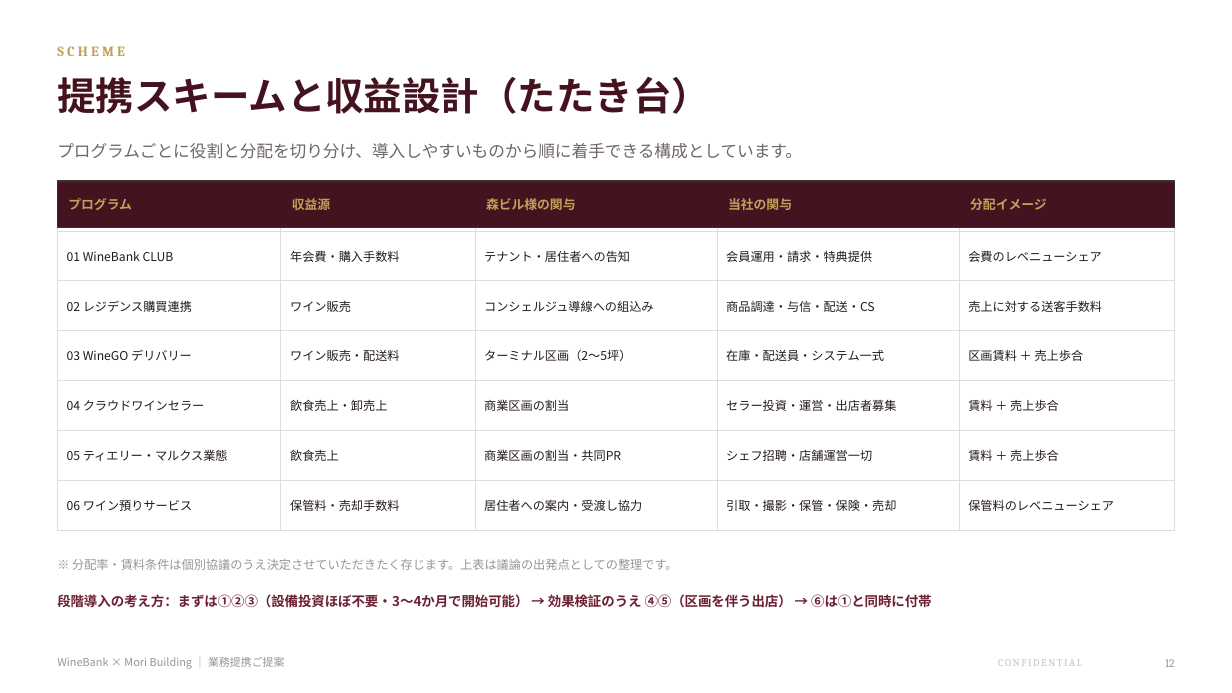
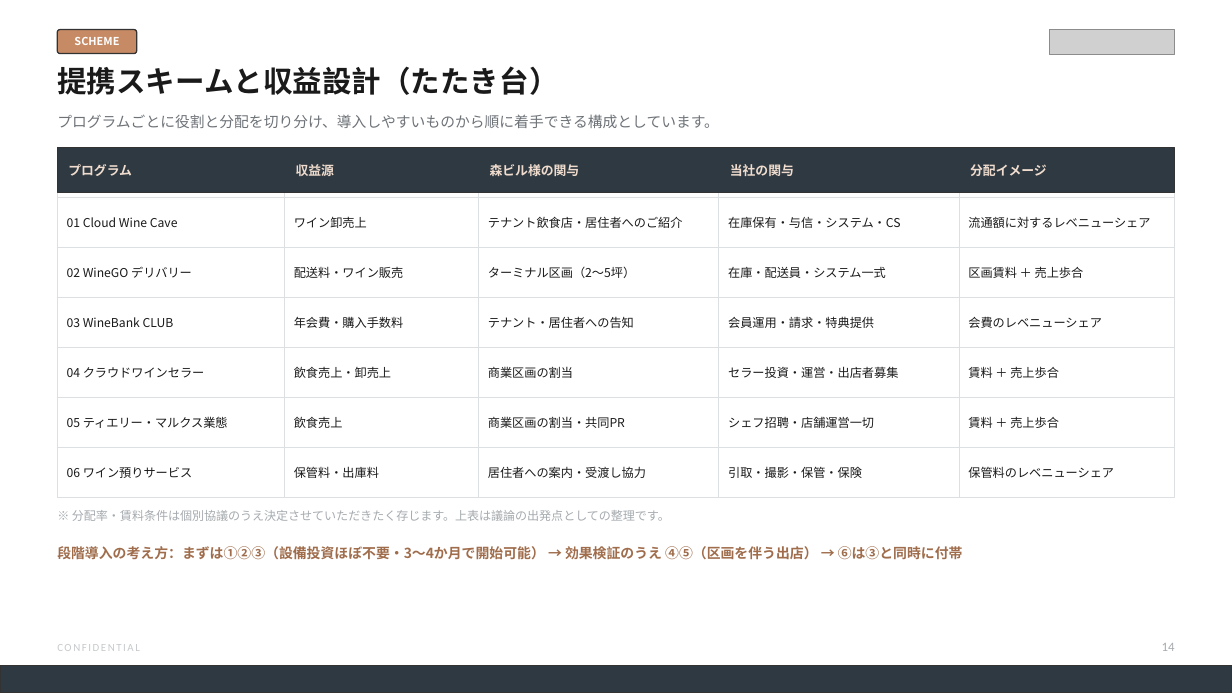
Before and after one commit to nakano-winebank/wine-auction, a slide deck: slide 15 of docs/proposals/森ビル様_業務提携ご提案_WineBank_20260810.pptx (slide 13 before the commit). Drawn at 1232x693 pixels with LibreOffice and Linux fonts; fonts in the diff are those of the drawing; grey boxes stand for pictures. Boxes give left, top, right and bottom in pixels: in the first picture for what was removed or moved away, otherwise in the second. Text is boxed around its words. In the diff, an @@ line names an element or a change of style, - is before the commit and + after.

```diff
--- a/docs/proposals/森ビル様_業務提携ご提案_WineBank_20260810.pptx
+++ b/docs/proposals/森ビル様_業務提携ご提案_WineBank_20260810.pptx
@@ text "提携スキームと収益設計（たたき台）": place and size @@
-text "提携スキームと収益設計（たたき台）" at [57,77,710,114]
+text "提携スキームと収益設計（たたき台）" at [57,66,559,95]
@@ text "提携スキームと収益設計（たたき台）" at [57,66,559,95]: size 30 to 23 pt, text colour #45121F to #1A1A1A @@
@@ text "SCHEME": place and size @@
-text "SCHEME" at [57,46,125,56]
+text "SCHEME" at [74,37,119,45]
@@ text "SCHEME" at [74,37,119,45]: size 11 to 8.5 pt, font Cambria to Noto Sans CJK JP, text colour #C2A15A to #FFFFFF, letter spacing 2.4 to 0 pt; alignment left to centre @@
@@ rounded rectangle added at [57,30,137,54], fill #C68A65, outline #333333 1 pt @@
@@ picture added at [1049,30,1175,55] @@
@@ text "プログラムごとに役割と分配を切り分け、導入しやすいものから順に着手できる構成としています。": place and size @@
-text "プログラムごとに役割と分配を切り分け、導入しやすいものから順に着手できる構成としています。" at [57,143,802,159]
+text "プログラムごとに役割と分配を切り分け、導入しやすいものから順に着手できる構成としています。" at [57,114,719,128]
@@ text "プログラムごとに役割と分配を切り分け、導入しやすいものから順に着手できる構成としています。" at [57,114,719,128]: size 13 to 11.5 pt, text colour #6E666A to #6E7378; line spacing 19pt to 17pt @@
@@ 2 texts, 1 table, 1 rectangle: place and size @@
-2 texts, 1 table, 1 rectangle at [57,181,1175,515]
+2 texts, 1 table, 1 rectangle at [57,148,1175,482]
@@ table at [57,148,1175,482] @@
-row 2: 01 WineBank CLUB | 年会費・購入手数料 | テナント・居住者への告知 | 会員運用・請求・特典提供 | 会費のレベニューシェア
+row 2: 01 Cloud Wine Cave | ワイン卸売上 | テナント飲食店・居住者へのご紹介 | 在庫保有・与信・システム・CS | 流通額に対するレベニューシェア
-row 3: 02 レジデンス購買連携 | ワイン販売 | コンシェルジュ導線への組込み | 商品調達・与信・配送・CS | 売上に対する送客手数料
+row 3: 02 WineGO デリバリー | 配送料・ワイン販売 | ターミナル区画（2〜5坪） | 在庫・配送員・システム一式 | 区画賃料 ＋ 売上歩合
-row 4: 03 WineGO デリバリー | ワイン販売・配送料 | ターミナル区画（2〜5坪） | 在庫・配送員・システム一式 | 区画賃料 ＋ 売上歩合
+row 4: 03 WineBank CLUB | 年会費・購入手数料 | テナント・居住者への告知 | 会員運用・請求・特典提供 | 会費のレベニューシェア
-row 7, column 2: 保管料・売却手数料
+row 7, column 2: 保管料・出庫料
-row 7, column 4: 引取・撮影・保管・保険・売却
+row 7, column 4: 引取・撮影・保管・保険
@@ text colour #241A1E to #1A1A1A in "プログラム", "収益源", "森ビル様の関与", "当社の関与" and 14 more places @@
@@ borders changed @@
@@ rectangle at [57,148,1175,192]: fill #45121F to #2F3941 @@
@@ text colour #C2A15A to #EFDCCE in 5 elements at [970,164,1046,176], [730,164,794,176], [296,164,334,176], [490,164,580,176], [68,164,132,176] @@
@@ text "プログラム": place and size @@
-text "プログラム" at [68,198,132,210]
+text "プログラム" at [68,164,132,176]
@@ text "収益源": place and size @@
-text "収益源" at [292,198,330,210]
+text "収益源" at [296,164,334,176]
@@ text "森ビル様の関与": place and size @@
-text "森ビル様の関与" at [486,198,576,210]
+text "森ビル様の関与" at [490,164,580,176]
@@ text "※ 分配率・賃料条件は個別協議のうえ決定させていただきたく存じます。上表は議論の出発点としての整理です。": place and size @@
-text "※ 分配率・賃料条件は個別協議のうえ決定させていただきたく存じます。上表は議論の出発点としての整理です。" at [72,559,677,570]
+text "※ 分配率・賃料条件は個別協議のうえ決定させていただきたく存じます。上表は議論の出発点としての整理です。" at [72,510,670,521]
@@ text "※ 分配率・賃料条件は個別協議のうえ決定させていただきたく存じます。上表は議論の出発点としての整理です。" at [72,510,670,521]: size 9.5 to 9.4 pt, text colour #9A9498 to #A6ABAF @@
@@ text at [57,546,963,560]: text changed; size 10.5 to 10.8 pt; text colour #6B1F32 to #A06D4C @@
-段階導入の考え方：まずは①②③（設備投資ほぼ不要・3〜4か月で開始可能） → 効果検証のうえ ④⑤（区画を伴う出店） → ⑥は①と同時に付帯
+段階導入の考え方：まずは①②③（設備投資ほぼ不要・3〜4か月で開始可能） → 効果検証のうえ ④⑤（区画を伴う出店） → ⑥は③と同時に付帯
@@ text "CONFIDENTIAL": place and size @@
-text "CONFIDENTIAL" at [998,659,1082,666]
+text "CONFIDENTIAL" at [57,644,140,651]
@@ text "CONFIDENTIAL" at [57,644,140,651]: size 8 to 8.5 pt, font Cambria to Calibri, text colour #C6C0C3 to #C7CACC; alignment right to left @@
@@ text removed at [57,657,285,669] @@
-WineBank × Mori Building ｜ 業務提携ご提案
@@ text added at [1162,643,1175,651], 10 pt, text #A6ABAF @@
+14
@@ text removed at [1165,659,1175,667] @@
-12
@@ rectangle added at [0,665,1232,693], fill #2F3941, outline #333333 1 pt @@
```
Also in this commit, not shown: 14 other slides changed, 13 slides added, 9 slides removed, 8 other files.
